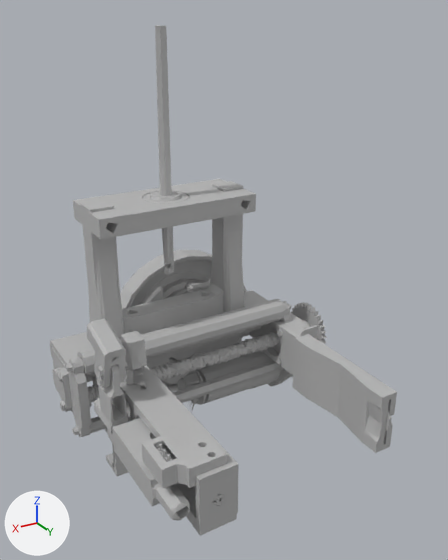
An edit to the FBX model public/urdf/meshes/arm_e.fbx, drawn before and after from the same camera.
Camera for both pictures: a 50 mm lens placed at (-0.04, 1.641, 0.818), pointed at (-0.198, 1.378, 0.687). The axes (+X, +Y, +Z) are drawn at lower left. The lights are the same throughout. Where no turn or scale is listed for an object, it has been applied to the vertices.

The first picture shows 'e'.
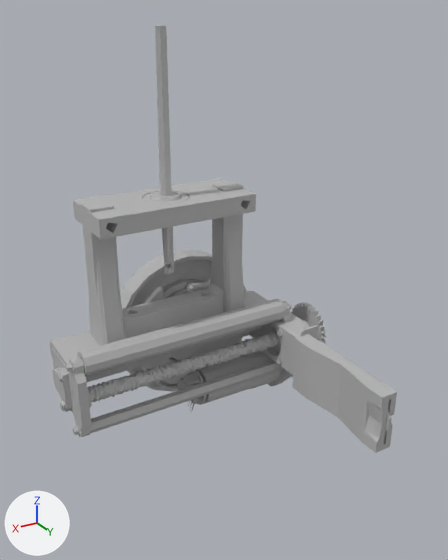
The change, as a diff of the scene's bpy script:
```diff
--- a/public/urdf/meshes/arm_e.fbx.py
+++ b/public/urdf/meshes/arm_e.fbx.py
@@ me_e @@
 # used by ob_e; location = (-0.2002, 1.3245, 0.6378)
-me_e.from_pydata(...)  # 7208 vertices, 12123 faces; spans x -0.062..0.093, y -0.069..0.148, z -0.052..0.175
+me_e.from_pydata(...)  # 5000 vertices, 8459 faces; spans x -0.062..0.093, y -0.069..0.146, z -0.047..0.175
+# me_e part 1: 28 loose pieces with 1945 vertices, spanning x 0.052..0.084, y 0.019..0.148, z -0.052..0.049, are deleted
+# me_e part 2: 18 vertices moved within x 0.062..0.089, y 0.025..0.053, z -0.022..0.02; 263 vertices removed from x 0.049..0.065, y 0.04..0.058, z -0.009..0.009
 me_e.materials.append(mat_metal)
```

Boxes (x1, y1, x2, y2) around the edits, measured in the pictures (448 x 560 px):
'e', reshaped (16% shorter): before (50, 25, 397, 536); after (50, 25, 397, 453)
part 1 of me_e, deleted: before (87, 319, 238, 536)
part 2 of me_e, cut back: (74, 373, 271, 437) in both
